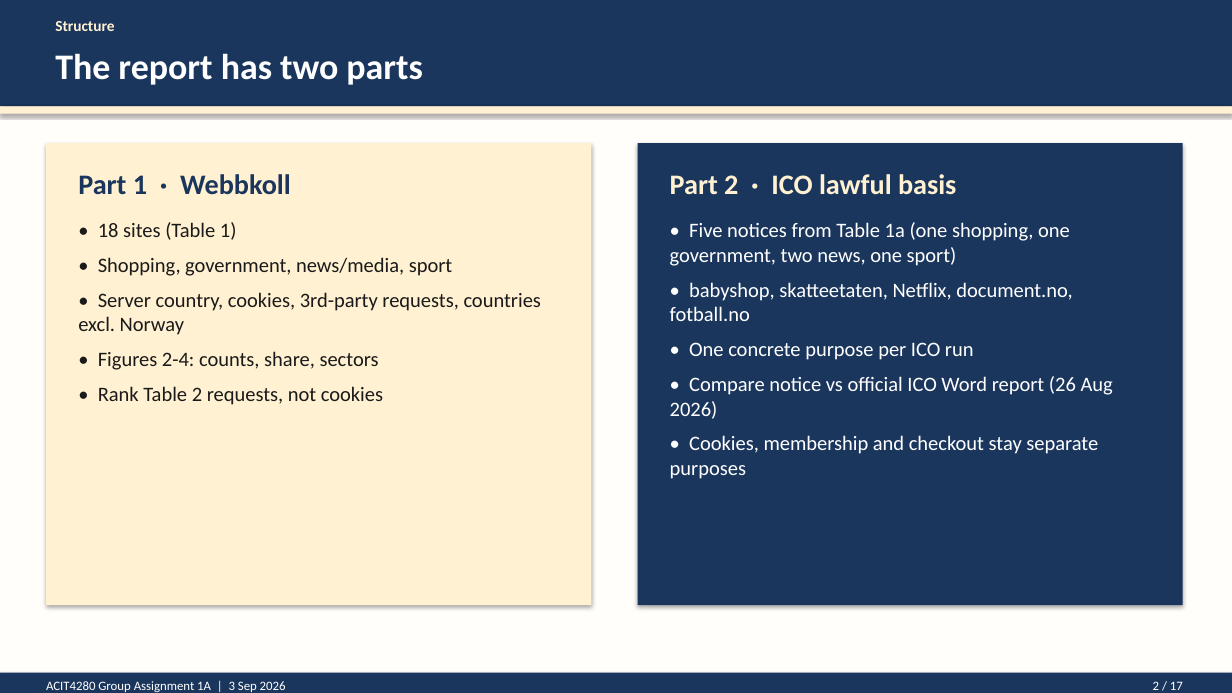
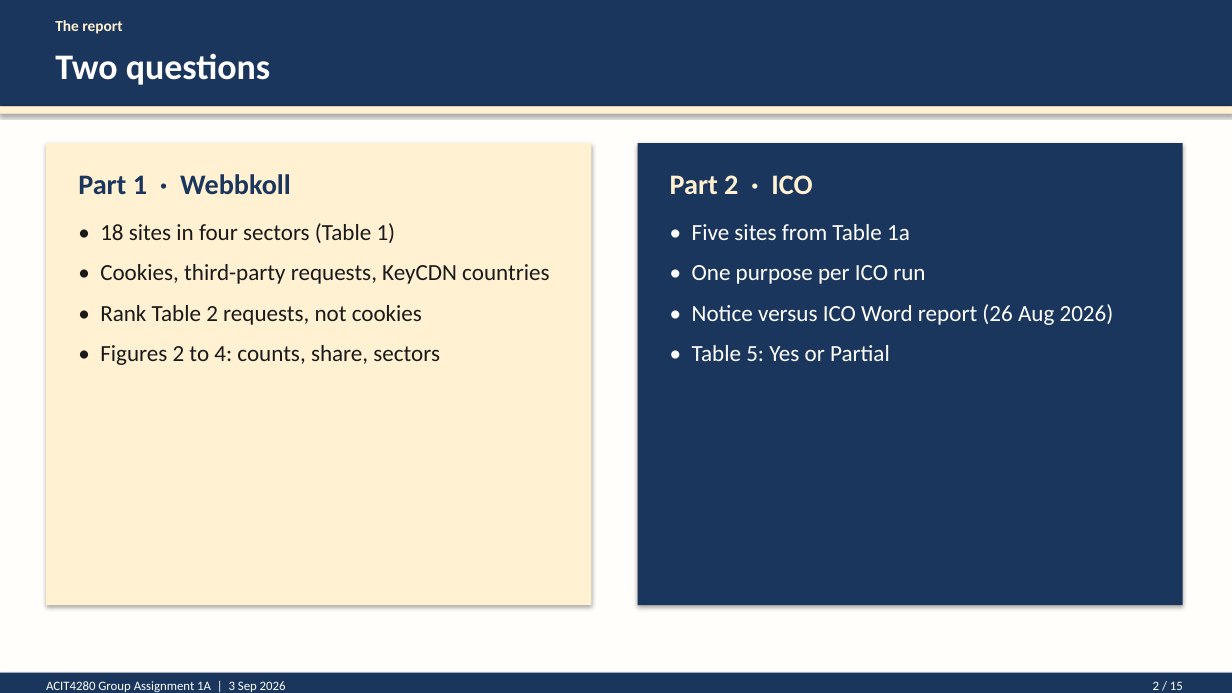
Before and after one commit to kasa031/Bacheloroppgave, a slide deck: slide 2 of ACIT4280_1A_presentation.pptx. Drawn at 1232x693 pixels with LibreOffice and Linux fonts; fonts in the diff are those of the drawing. Boxes give left, top, right and bottom in pixels: in the first picture for what was removed or moved away, otherwise in the second. Text is boxed around its words. In the diff, an @@ line names an element or a change of style, - is before the commit and + after.

```diff
--- a/ACIT4280_1A_presentation.pptx
+++ b/ACIT4280_1A_presentation.pptx
@@ text at bbox=[55, 20, 122, 34]: text changed @@
-Structure
+The report
@@ text at bbox=[55, 54, 270, 85]: text changed @@
-The report has two parts
+Two questions
@@ text at bbox=[670, 175, 812, 194]: text changed @@
-Part 2 · ICO lawful basis
+Part 2 · ICO
@@ text at bbox=[100, 223, 549, 284]: text changed; size 16 to 18 pt @@
-• 18 sites (Table 1)
-• Shopping, government, news/media, sport
-• Server country, cookies, 3rd-party requests, countries excl. Norway
-• Figures 2-4: counts, share, sectors
+• 18 sites in four sectors (Table 1)
+• Cookies, third-party requests, KeyCDN countries
@@ text at bbox=[692, 224, 1114, 361]: text changed; size 16 to 18 pt @@
-• Five notices from Table 1a (one shopping, one government, two news, one sport)
-• babyshop, skatteetaten, Netflix, document.no, fotball.no
-• One concrete purpose per ICO run
-• Compare notice vs official ICO Word report (26 Aug 2026)
-• Cookies, membership and checkout stay separate purposes
+• Five sites from Table 1a
+• One purpose per ICO run
+• Notice versus ICO Word report (26 Aug 2026)
+• Table 5: Yes or Partial
@@ text at bbox=[100, 305, 422, 325]: size 16 to 18 pt in "• Rank Table 2 requests, not cookies"; more space between paragraphs @@
@@ text at bbox=[100, 345, 440, 365]: paragraph added @@
+• Figures 2 to 4: counts, share, sectors
@@ text at bbox=[1153, 681, 1183, 690]: text changed @@
-2 / 17
+2 / 15
```
Also in this commit, not shown: 13 other slides changed, 2 slides removed, 4 other files.
